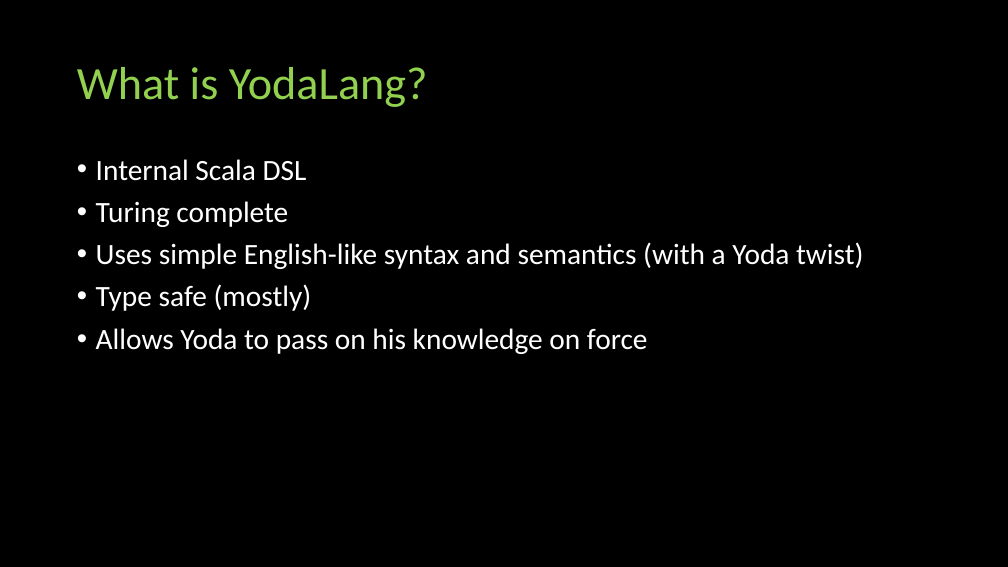
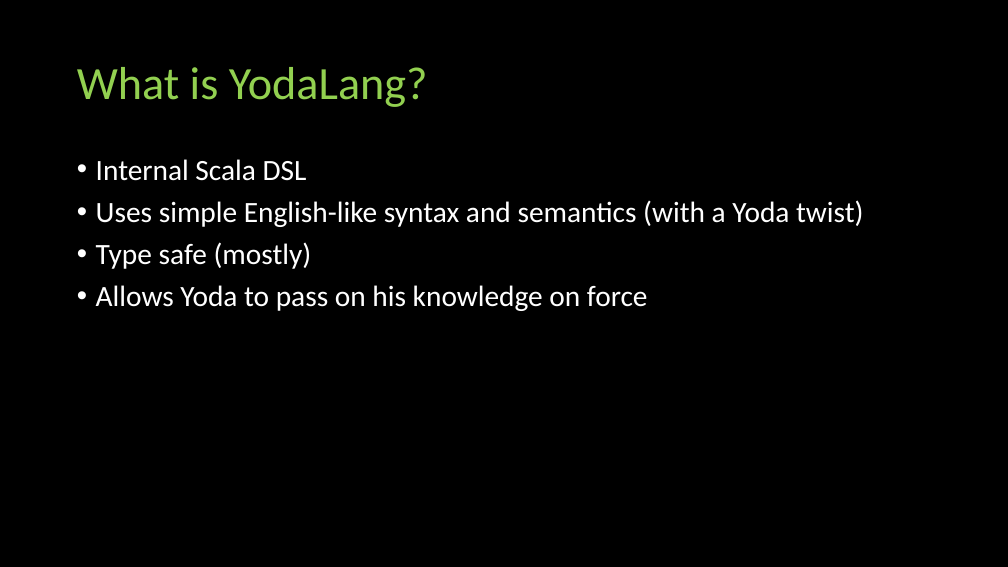
Before and after one commit to smehta1215/YodaLang, a slide deck: slide 5 of presentation/YodaLang_presentation.pptx (slide 4 before the commit). Drawn at 1008x567 pixels with LibreOffice and Linux fonts; fonts in the diff are those of the drawing. Boxes give left, top, right and bottom in pixels: in the first picture for what was removed or moved away, otherwise in the second. Text is boxed around its words. In the diff, an @@ line names an element or a change of style, - is before the commit and + after.

```diff
--- a/presentation/YodaLang_presentation.pptx
+++ b/presentation/YodaLang_presentation.pptx
@@ text at [96,201,288,227]: paragraph removed @@
-• Turing complete
```
Also in this commit, not shown: 2 other slides changed, 1 slide added, 4 other files.
